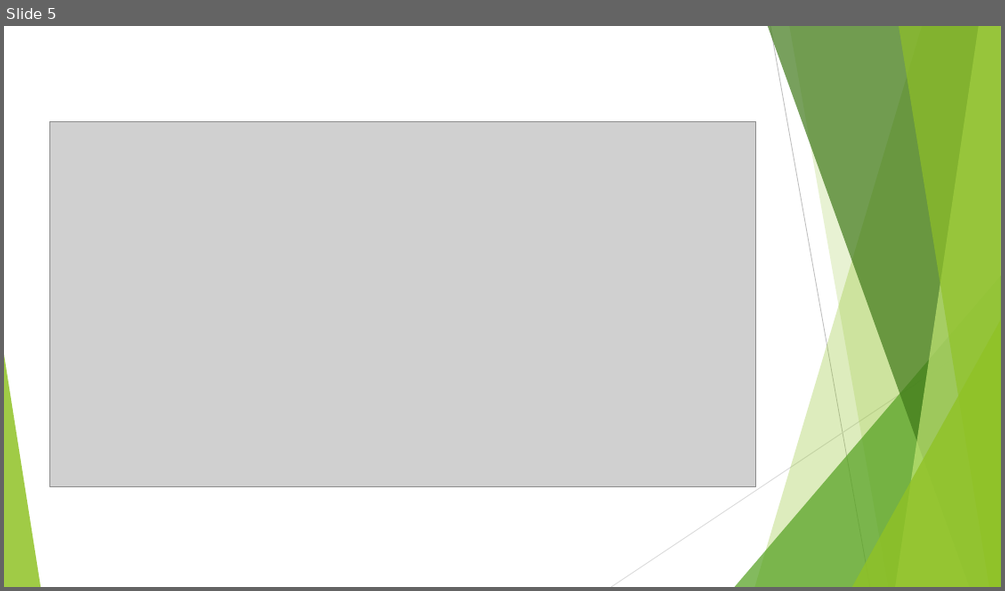
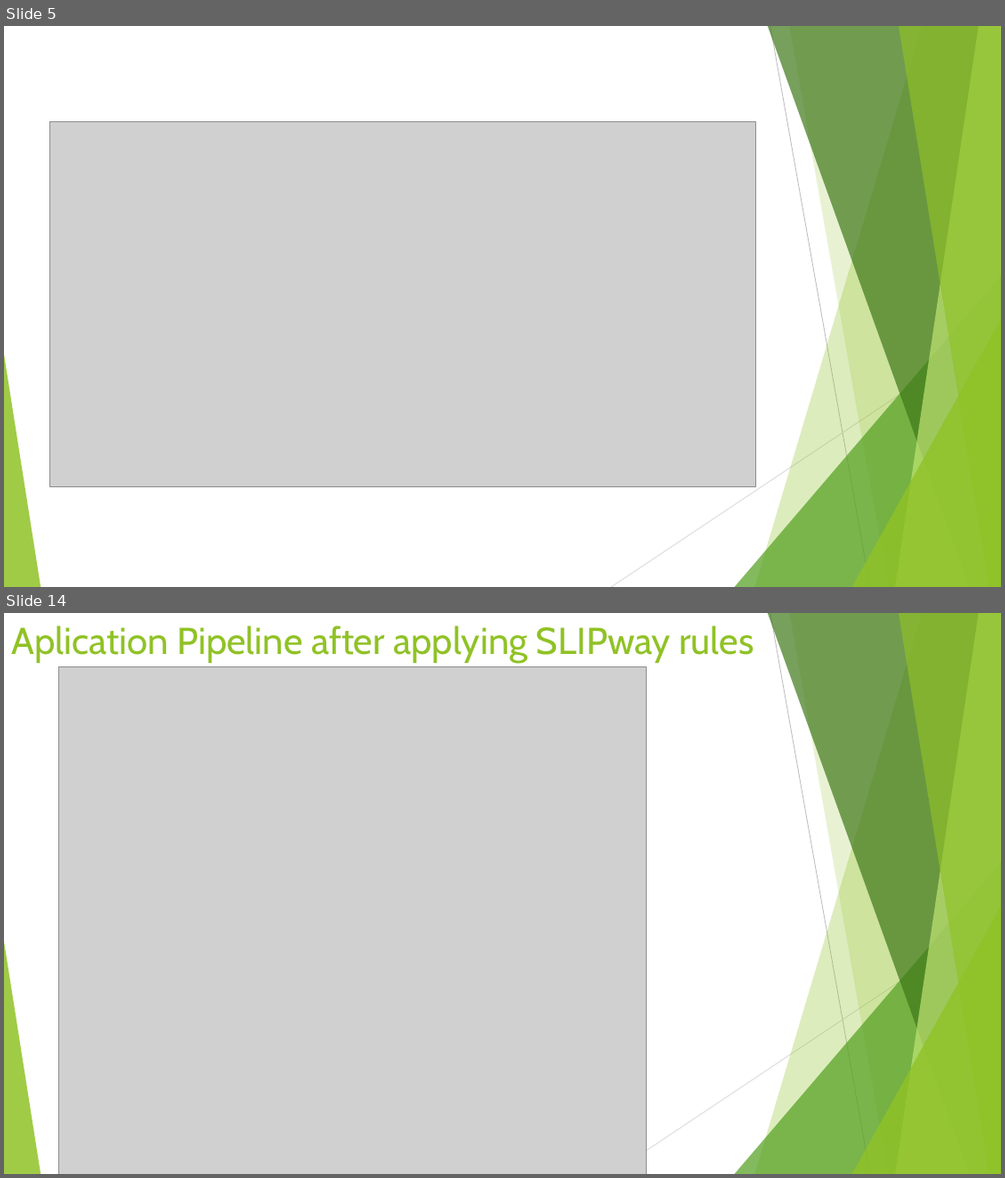
Before and after one commit to BMTechno/Advanced-Software-Engineering-LAB, a slide deck: ase ppt JOURNAL12.pptx. Shown one above the other, each under a label of ours: slide 5 before the commit, slides 5 and 14 after it; the slides between them are not shown. The pictures are 1005x591 and 1005x1178 pixels, drawn with LibreOffice and Linux fonts; fonts in the diff are those of the drawing; grey boxes stand for pictures. Boxes give left, top, right and bottom in pixels: in the first picture for what was removed or moved away, otherwise in the second. Text is boxed around its words. In the diff, an @@ line names an element or a change of style, - is before the commit and + after.

```diff
--- a/ase ppt JOURNAL12.pptx
+++ b/ase ppt JOURNAL12.pptx
@@ slide 14 added at (x1=4, y1=613, x2=1001, y2=1174), background #FFFFFF; not listed: 10 template elements that a slide beside it also shows @@
@@ title added at (x1=11, y1=625, x2=753, y2=663), 36 pt, text #90C226 @@
+Aplication Pipeline after applying SLIPway rules
@@ picture added at (x1=58, y1=666, x2=647, y2=1174) @@
```
Also in this commit, not shown: 4 slides changed, 11 other slides added, 1 slide removed.
